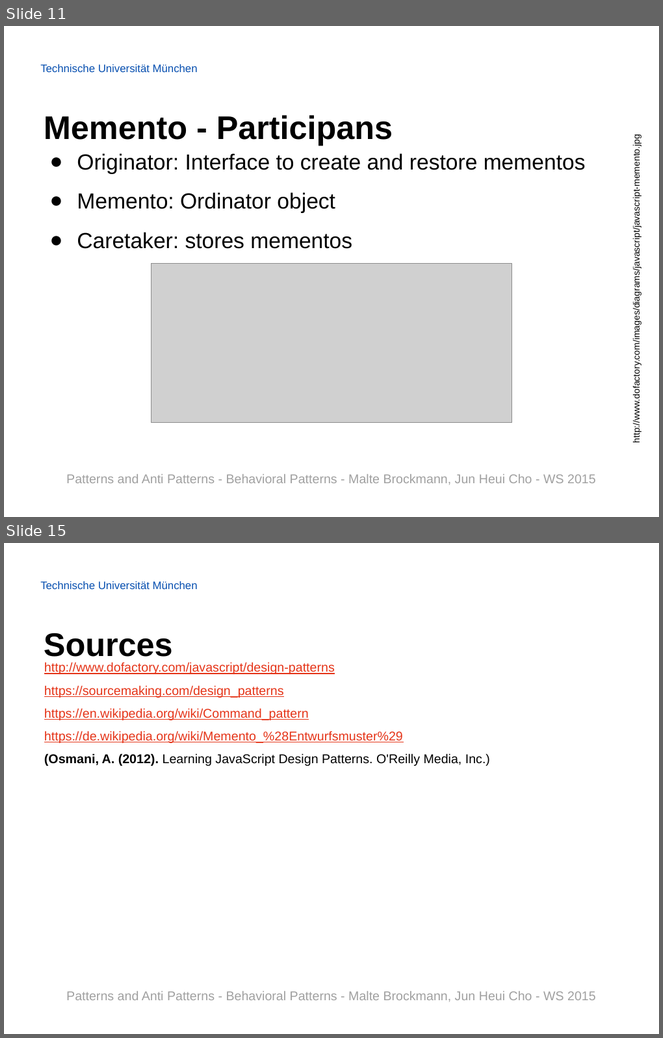
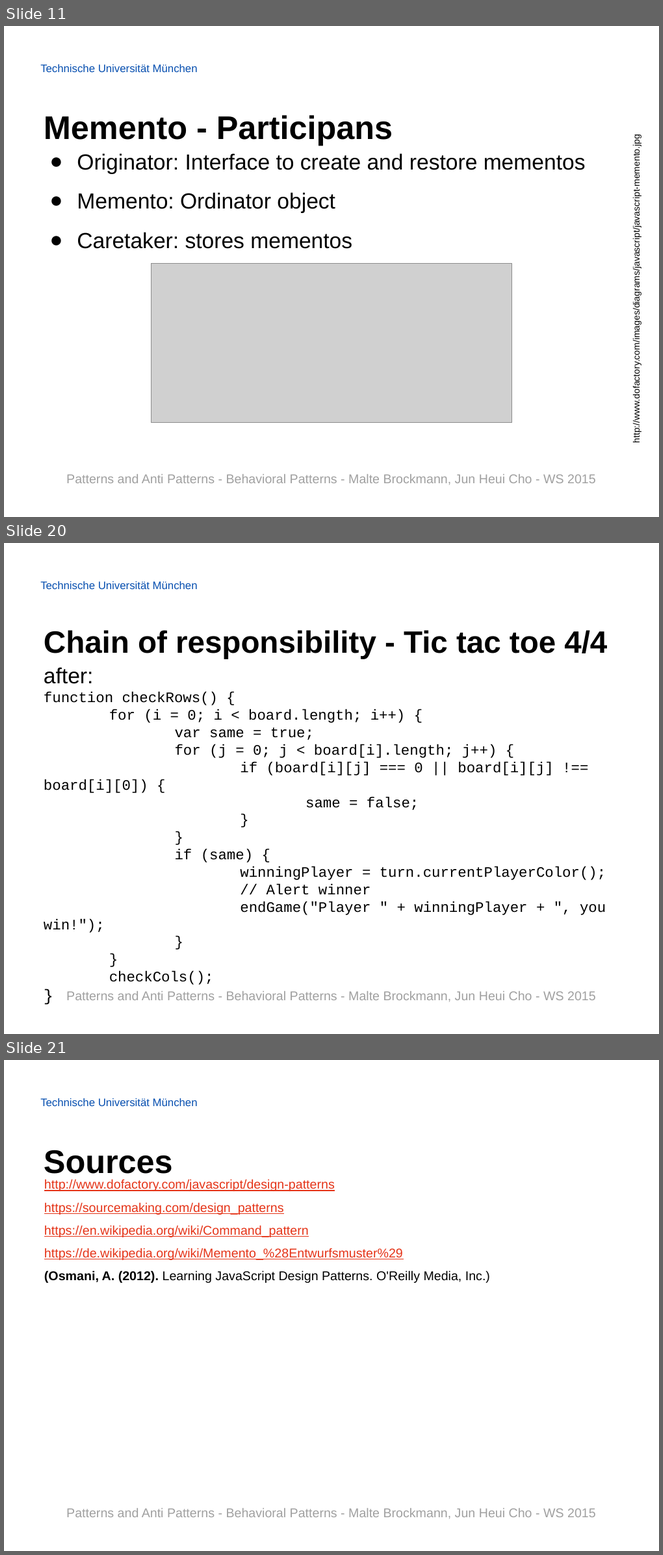
Before and after one commit to Painted6/Behavioral-design-patterns, a slide deck: Behavioral Patterns - JS Patterns and Anti Patterns.pptx. Shown one above the other, each under a label of ours: slides 11 and 15 before the commit, slides 11, 20 and 21 after it; the slides between them are not shown. The pictures are 663x1038 and 663x1555 pixels, drawn with LibreOffice and Linux fonts; fonts in the diff are those of the drawing; grey boxes stand for pictures; background and template pictures are left out. Boxes give left, top, right and bottom in pixels: in the first picture for what was removed or moved away, otherwise in the second. Text is boxed around its words. In the diff, an @@ line names an element or a change of style, - is before the commit and + after.

Commit message:
addes chain of responsibility and added marker for what changed befor->after

```diff
--- a/Behavioral Patterns - JS Patterns and Anti Patterns.pptx
+++ b/Behavioral Patterns - JS Patterns and Anti Patterns.pptx
@@ slide 20 added at (4,543,659,1034), background picture (left out); not listed: 1 template element that a slide beside it also shows @@
@@ title added at (44,630,607,659), 34 pt, text #000000, bold @@
+Chain of responsibility - Tic tac toe 4/4
@@ text added at (44,667,606,985), 16 pt, text #000000 @@
+after:
+function checkRows() {
+for (i = 0; i < board.length; i++) {
+var same = true;
+for (j = 0; j < board[i].length; j++) {
+if (board[i][j] === 0 || board[i][j] !== board[i][0]) {
+same = false;
+}
+}
+if (same) {
+winningPlayer = turn.currentPlayerColor();
+// Alert winner
+endGame("Player " + winningPlayer + ", you win!");
+}
+}
+checkCols();
+}
@@ text added at (66,991,596,1002), 14 pt, text #A0A0A0 @@
+Patterns and Anti Patterns - Behavioral Patterns - Malte Brockmann, Jun Heui Cho - WS 2015
@@ what was slide 15 is now slide 21 @@
```
Also in this commit, not shown: 6 slides changed, 5 other slides added.
